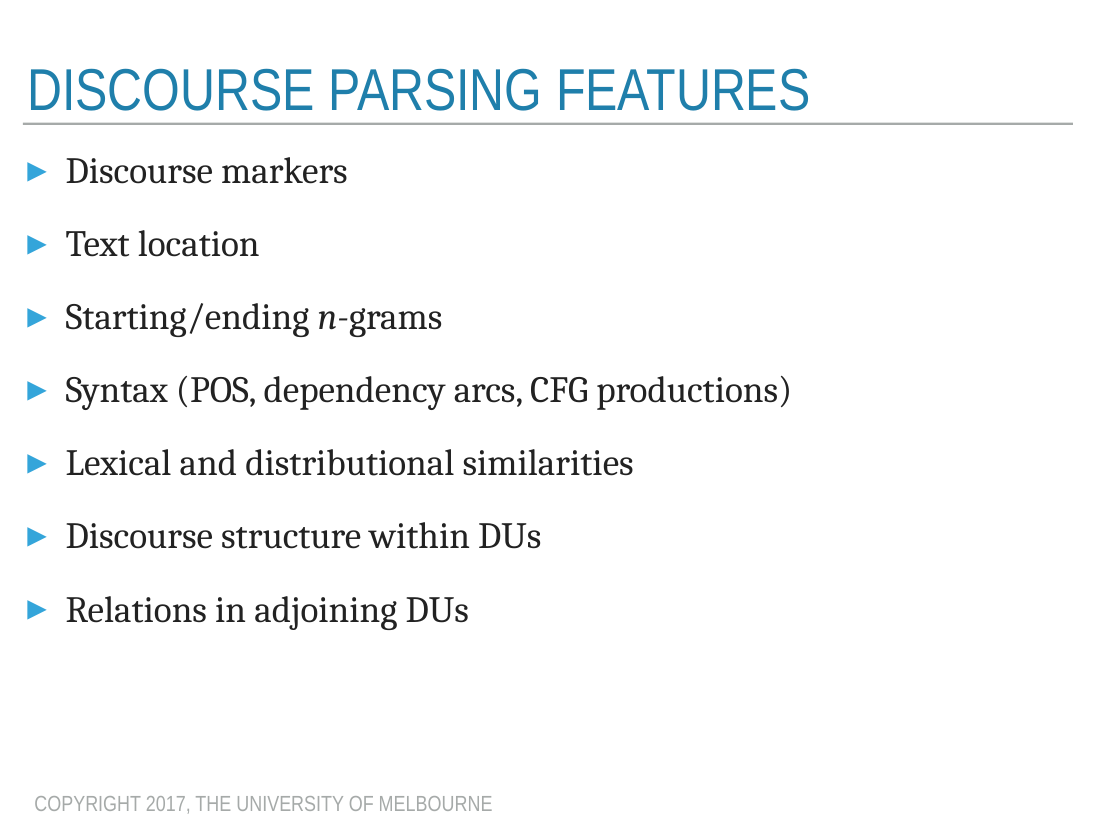
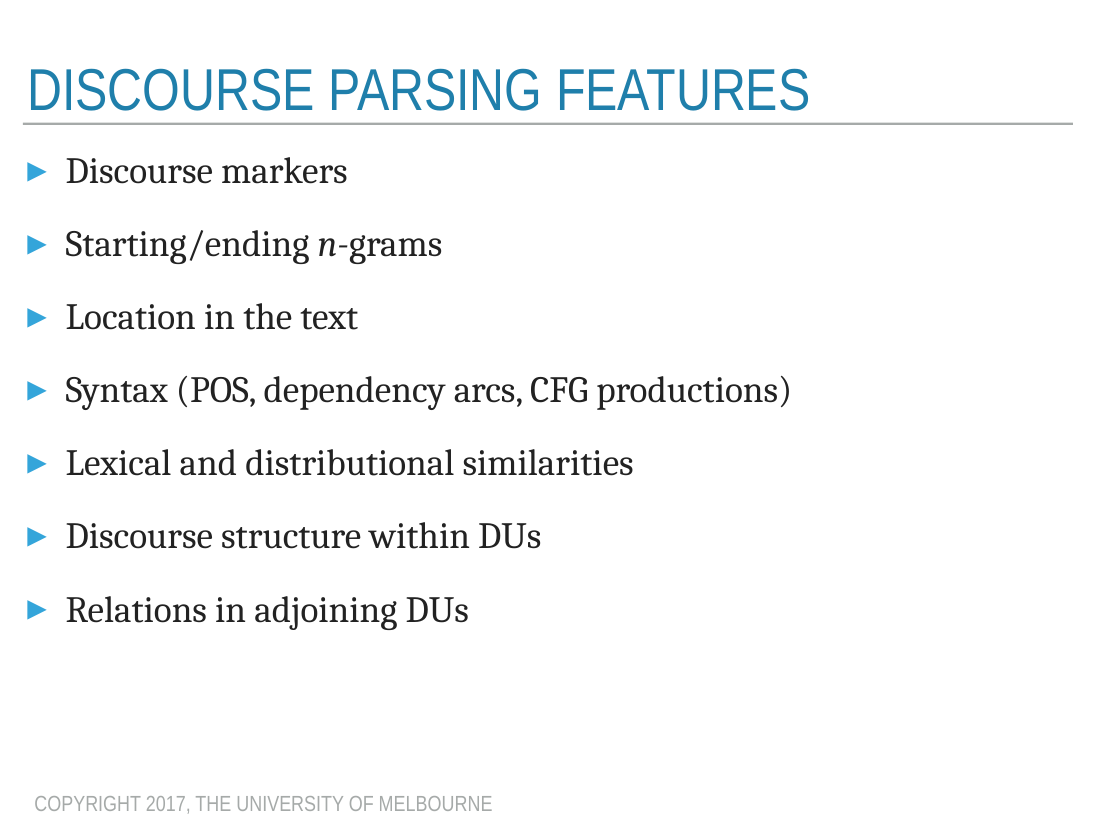
Before and after one commit to trevorcohn/comp90042, a slide deck: slide 12 of slides/WSTA_L13_discourse.pptx. Drawn at 1120x840 pixels with LibreOffice and Linux fonts; fonts in the diff are those of the drawing. Boxes give left, top, right and bottom in pixels: in the first picture for what was removed or moved away, otherwise in the second. Text is boxed around its words. In the diff, an @@ line names an element or a change of style, - is before the commit and + after.

Commit message:
Added discourse

```diff
--- a/slides/WSTA_L13_discourse.pptx
+++ b/slides/WSTA_L13_discourse.pptx
@@ text at box(66, 230, 260, 257): paragraph removed @@
-▸ Text location
@@ text at box(66, 303, 358, 330): paragraph added @@
+▸ Location in the text
```
Also in this commit, not shown: 11 other slides changed, 8 slides added, 2 other files.
